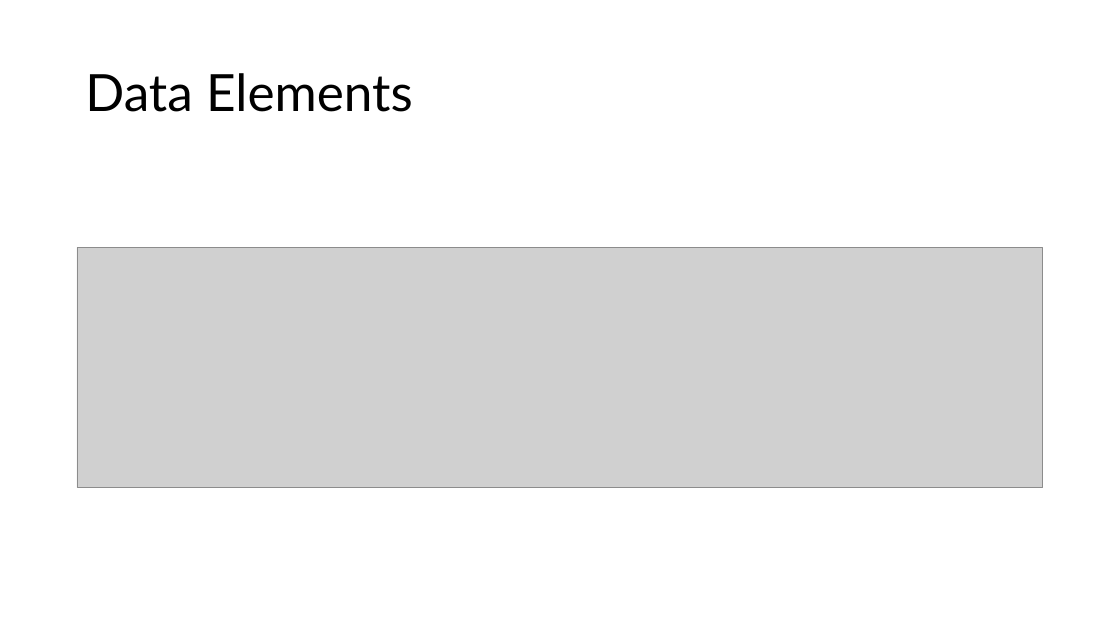
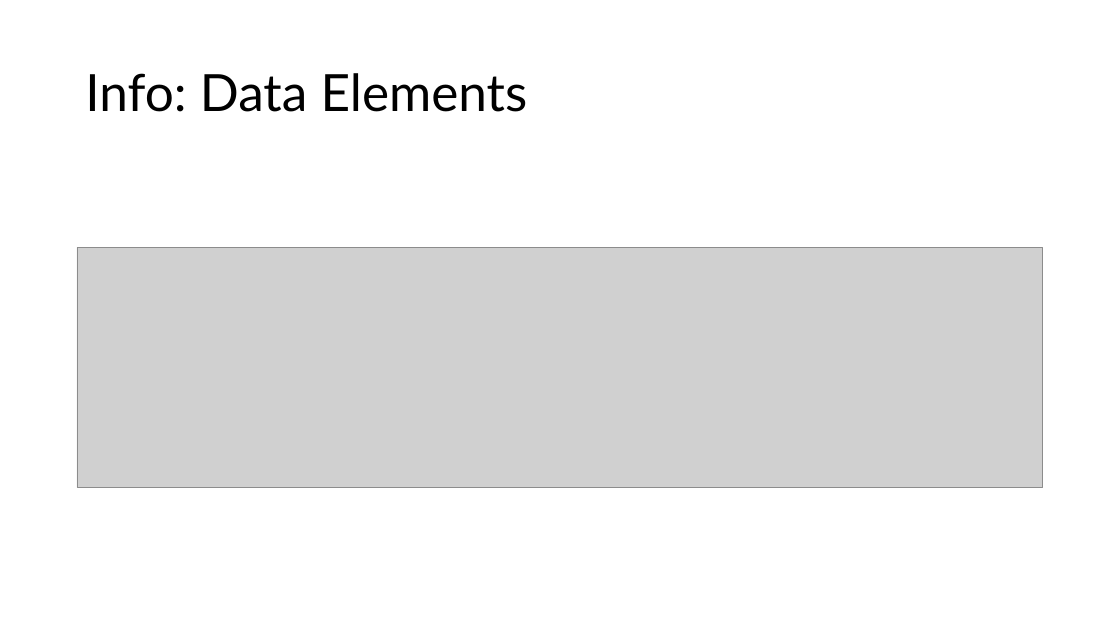
Before and after one commit to DevelopmentBvise/Schulung, a slide deck: slide 12 of RAP Presentationen/EN/RAP_DEMO_DOKU_unmanaged_en.pptx. Drawn at 1120x630 pixels with LibreOffice and Linux fonts; fonts in the diff are those of the drawing; grey boxes stand for pictures. Boxes give left, top, right and bottom in pixels: in the first picture for what was removed or moved away, otherwise in the second. Text is boxed around its words. In the diff, an @@ line names an element or a change of style, - is before the commit and + after.

```diff
--- a/RAP Presentationen/EN/RAP_DEMO_DOKU_unmanaged_en.pptx
+++ b/RAP Presentationen/EN/RAP_DEMO_DOKU_unmanaged_en.pptx
@@ title at (85, 73, 528, 112): text changed @@
-Data Elements
+Info: Data Elements
```
Also in this commit, not shown: 4 other slides changed, 7 other files.
